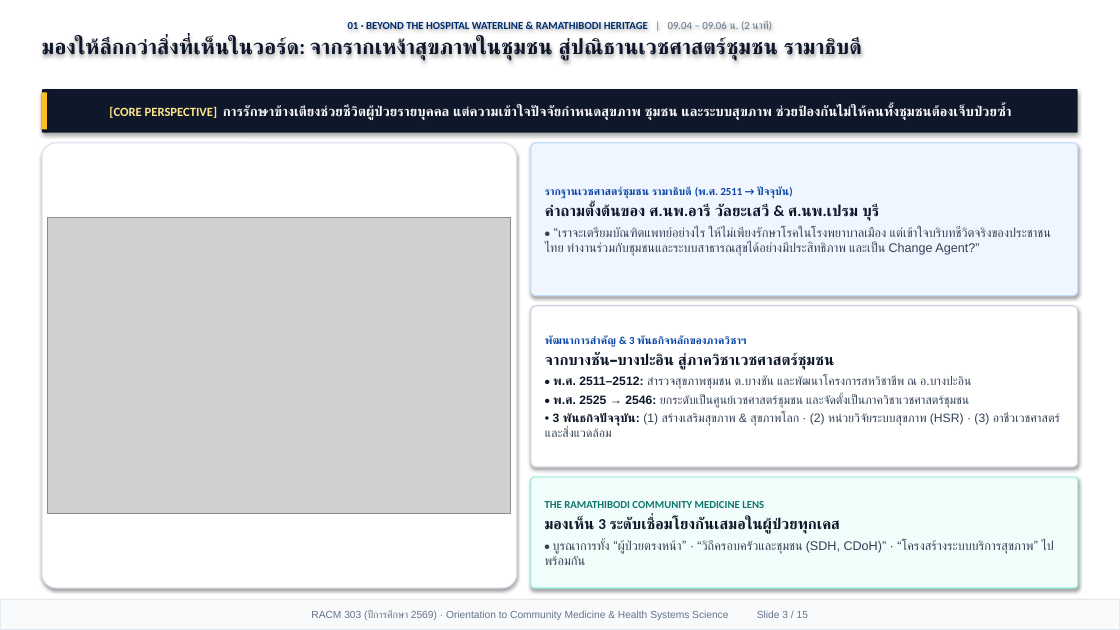
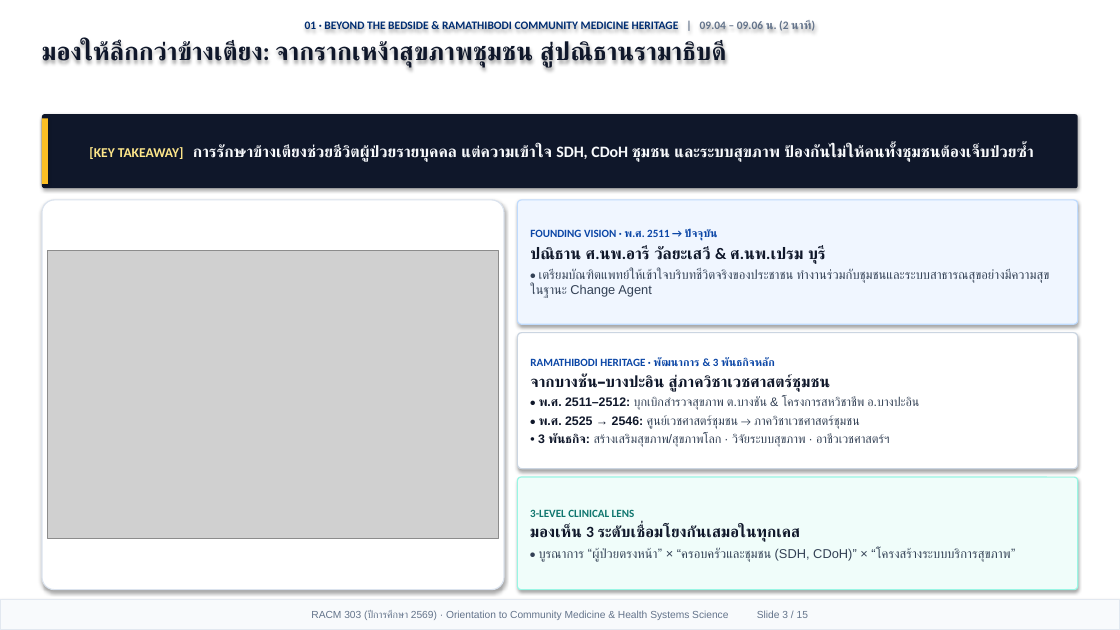
Before and after one commit to smartwoo/racm303-2569, a slide deck: slide 3 of exports/pptx/RACM303_2569_Orientation_Slides.pptx. Drawn at 1120x630 pixels with LibreOffice and Linux fonts; fonts in the diff are those of the drawing; grey boxes stand for pictures. Boxes give left, top, right and bottom in pixels: in the first picture for what was removed or moved away, otherwise in the second. Text is boxed around its words. In the diff, an @@ line names an element or a change of style, - is before the commit and + after.

Commit message:
feat(orientation): Apple Keynote 1/3 header + 2/3 Bento deck, HD original HSS figures with citations, and 6-form-factor responsive design

```diff
--- a/exports/pptx/RACM303_2569_Orientation_Slides.pptx
+++ b/exports/pptx/RACM303_2569_Orientation_Slides.pptx
@@ text at [42,20,815,67]: text changed; size 18.2 to 9.8 pt @@
-01 · BEYOND THE HOSPITAL WATERLINE & RAMATHIBODI HERITAGE | 09.04 – 09.06 น. (2 นาที)
-มองให้ลึกกว่าสิ่งที่เห็นในวอร์ด: จากรากเหง้าสุขภาพในชุมชน สู่ปณิธานเวชศาสตร์ชุมชน รามาธิบดี
+01 · BEYOND THE BEDSIDE & RAMATHIBODI COMMUNITY MEDICINE HERITAGE | 09.04 – 09.06 น. (2 นาที)
+มองให้ลึกกว่าข้างเตียง: จากรากเหง้าสุขภาพชุมชน สู่ปณิธานรามาธิบดี
@@ rounded rectangle "[KEY TAKEAWAY] การรักษาข้างเตียงช่วยชีวิตผู้ป่วยรายบุคคล แต่ ...": place and size @@
-rounded rectangle "[KEY TAKEAWAY] การรักษาข้างเตียงช่วยชีวิตผู้ป่วยรายบุคคล แต่ ..." at [42,89,1078,133]
+rounded rectangle "[KEY TAKEAWAY] การรักษาข้างเตียงช่วยชีวิตผู้ป่วยรายบุคคล แต่ ..." at [42,114,1078,188]
@@ rectangle: place and size @@
-rectangle at [42,92,47,129]
+rectangle at [42,118,48,184]
@@ text in rounded rectangle at [89,144,1034,162]: text changed; size 11.6 to 13.6 pt @@
-[CORE PERSPECTIVE] การรักษาข้างเตียงช่วยชีวิตผู้ป่วยรายบุคคล แต่ความเข้าใจปัจจัยกำหนดสุขภาพ ชุมชน และระบบสุขภาพ ช่วยป้องกันไม่ให้คนทั้งชุมชนต้องเจ็บป่วยซ้ำ
+[KEY TAKEAWAY] การรักษาข้างเตียงช่วยชีวิตผู้ป่วยรายบุคคล แต่ความเข้าใจ SDH, CDoH ชุมชน และระบบสุขภาพ ป้องกันไม่ให้คนทั้งชุมชนต้องเจ็บป่วยซ้ำ
@@ rounded rectangle: place and size @@
-rounded rectangle at [42,143,517,588]
+rounded rectangle at [42,200,504,590]
@@ rounded rectangle "FOUNDING VISION · พ.ศ. 2511 ...": place and size @@
-rounded rectangle "FOUNDING VISION · พ.ศ. 2511 ..." at [531,143,1078,296]
+rounded rectangle "FOUNDING VISION · พ.ศ. 2511 ..." at [518,200,1078,324]
@@ text in rounded rectangle at [530,229,1050,298]: text changed; size 10.8 to 11 pt @@
-รากฐานเวชศาสตร์ชุมชน รามาธิบดี (พ.ศ. 2511 → ปัจจุบัน)
-คำถามตั้งต้นของ ศ.นพ.อารี วัลยะเสวี & ศ.นพ.เปรม บุรี
-• “เราจะเตรียมบัณฑิตแพทย์อย่างไร ให้ไม่เพียงรักษาโรคในโรงพยาบาลเมือง แต่เข้าใจบริบทชีวิตจริงของประชาชนไทย ทำงานร่วมกับชุมชนและระบบสาธารณสุขได้อย่างมีประสิทธิภาพ และเป็น Change Agent?”
+FOUNDING VISION · พ.ศ. 2511 → ปัจจุบัน
+ปณิธาน ศ.นพ.อารี วัลยะเสวี & ศ.นพ.เปรม บุรี
+• เตรียมบัณฑิตแพทย์ให้เข้าใจบริบทชีวิตจริงของประชาชน ทำงานร่วมกับชุมชนและระบบสาธารณสุขอย่างมีความสุข ในฐานะ Change Agent
@@ picture: place and size @@
-picture at [48,218,511,514]
+picture at [48,250,498,539]
@@ rounded rectangle "RAMATHIBODI HERITAGE · พัฒนาการ & ...": place and size @@
-rounded rectangle "RAMATHIBODI HERITAGE · พัฒนาการ & ..." at [531,306,1078,467]
+rounded rectangle "RAMATHIBODI HERITAGE · พัฒนาการ & ..." at [518,333,1078,469]
@@ text in rounded rectangle at [530,357,775,366]: text changed; size 9.2 to 9.5 pt @@
-พัฒนาการสำคัญ & 3 พันธกิจหลักของภาควิชาฯ
+RAMATHIBODI HERITAGE · พัฒนาการ & 3 พันธกิจหลัก
@@ text in rounded rectangle at [530,374,831,392]: size 13 to 13.4 pt in "จากบางชัน–บางปะอิน สู่ภาควิชาเวชศาสตร์ชุมชน"; less space between paragraphs @@
@@ text in rounded rectangle at [538,397,919,447]: text changed; size 10.4 to 10.6 pt @@
-• พ.ศ. 2511–2512: สำรวจสุขภาพชุมชน ต.บางชัน และพัฒนาโครงการสหวิชาชีพ ณ อ.บางปะอิน
-• พ.ศ. 2525 → 2546: ยกระดับเป็นศูนย์เวชศาสตร์ชุมชน และจัดตั้งเป็นภาควิชาเวชศาสตร์ชุมชน
-• 3 พันธกิจปัจจุบัน: (1) สร้างเสริมสุขภาพ & สุขภาพโลก · (2) หน่วยวิจัยระบบสุขภาพ (HSR) · (3) อาชีวเวชศาสตร์และสิ่งแวดล้อม
+• พ.ศ. 2511–2512: บุกเบิกสำรวจสุขภาพ ต.บางชัน & โครงการสหวิชาชีพ อ.บางปะอิน
+• พ.ศ. 2525 → 2546: ศูนย์เวชศาสตร์ชุมชน → ภาควิชาเวชศาสตร์ชุมชน
+• 3 พันธกิจ: สร้างเสริมสุขภาพ/สุขภาพโลก · วิจัยระบบสุขภาพ · อาชีวเวชศาสตร์ฯ
@@ rounded rectangle "3-LEVEL CLINICAL LENS": place and size @@
-rounded rectangle "3-LEVEL CLINICAL LENS" at [531,477,1078,588]
+rounded rectangle "3-LEVEL CLINICAL LENS" at [518,477,1078,590]
@@ text in rounded rectangle at [530,509,1011,561]: text changed; size 10.8 to 11 pt @@
-THE RAMATHIBODI COMMUNITY MEDICINE LENS
-มองเห็น 3 ระดับเชื่อมโยงกันเสมอในผู้ป่วยทุกเคส
-• บูรณาการทั้ง “ผู้ป่วยตรงหน้า” · “วิถีครอบครัวและชุมชน (SDH, CDoH)” · “โครงสร้างระบบบริการสุขภาพ” ไปพร้อมกัน
+3-LEVEL CLINICAL LENS
+มองเห็น 3 ระดับเชื่อมโยงกันเสมอในทุกเคส
+• บูรณาการ “ผู้ป่วยตรงหน้า” × “ครอบครัวและชุมชน (SDH, CDoH)” × “โครงสร้างระบบบริการสุขภาพ”
```
Also in this commit, not shown: 13 other slides changed, 1 slide added, 1 slide removed, 6 other files.
